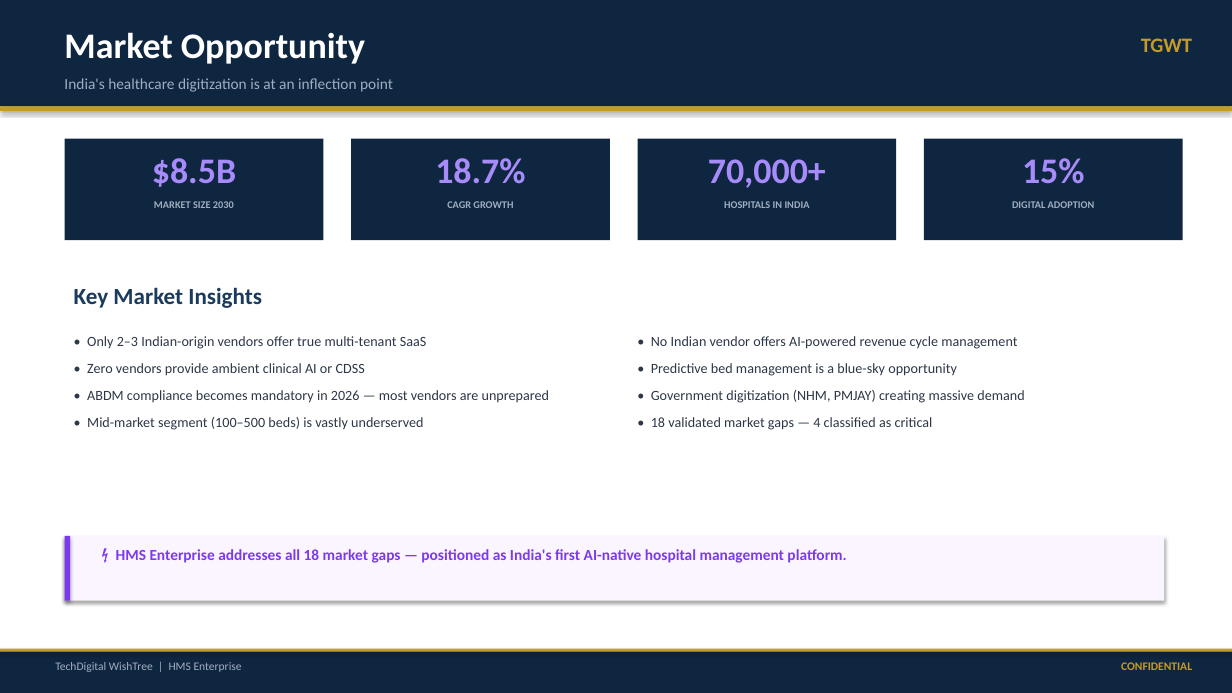
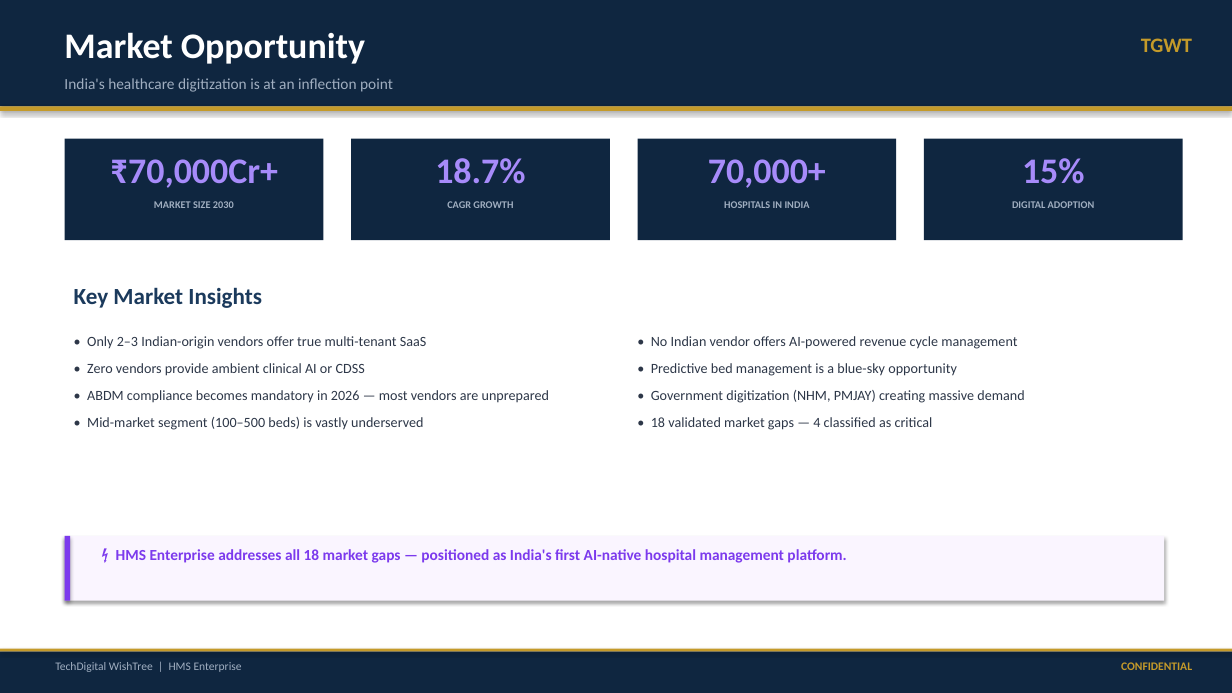
Before and after one commit to aksatyam/hms-tenent, a slide deck: slide 4 of docs/presentations/HMS_Enterprise_Client_Pitch_Deck.pptx. Drawn at 1232x693 pixels with LibreOffice and Linux fonts; fonts in the diff are those of the drawing. Boxes give left, top, right and bottom in pixels: in the first picture for what was removed or moved away, otherwise in the second. Text is boxed around its words. In the diff, an @@ line names an element or a change of style, - is before the commit and + after.

```diff
--- a/docs/presentations/HMS_Enterprise_Client_Pitch_Deck.pptx
+++ b/docs/presentations/HMS_Enterprise_Client_Pitch_Deck.pptx
@@ text at (110,159,278,188): text changed @@
-$8.5B
+₹70,000Cr+
```
Also in this commit, not shown: 4 other slides changed, 1 other file.
